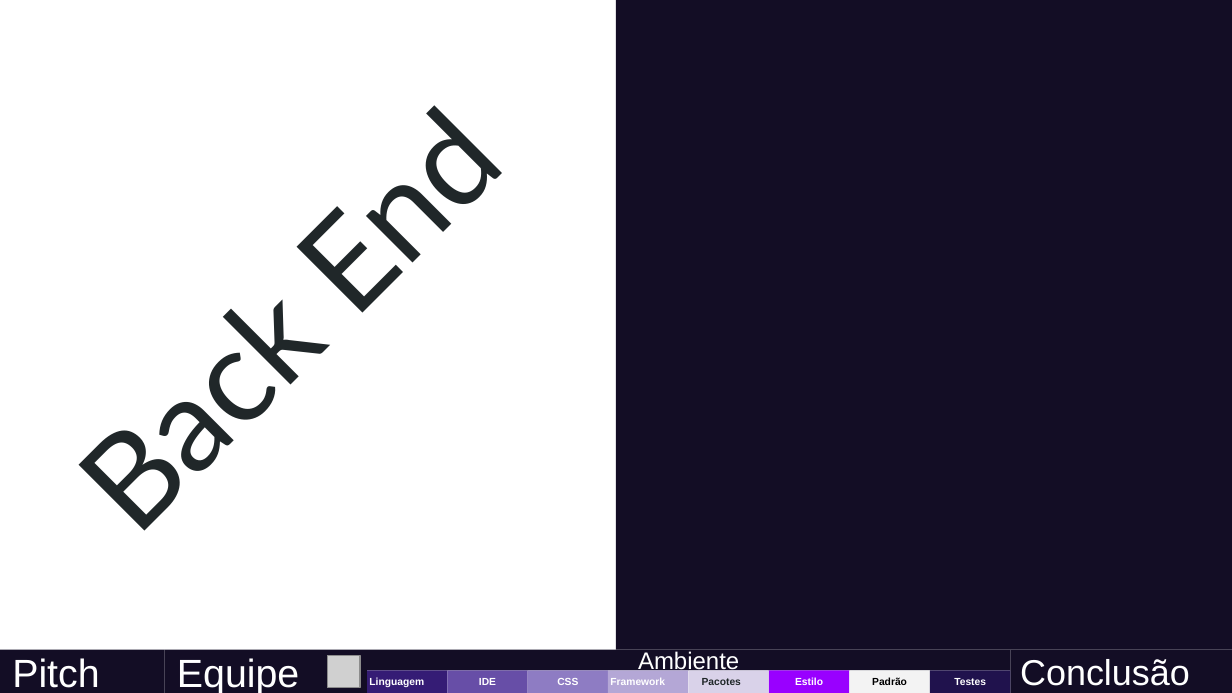
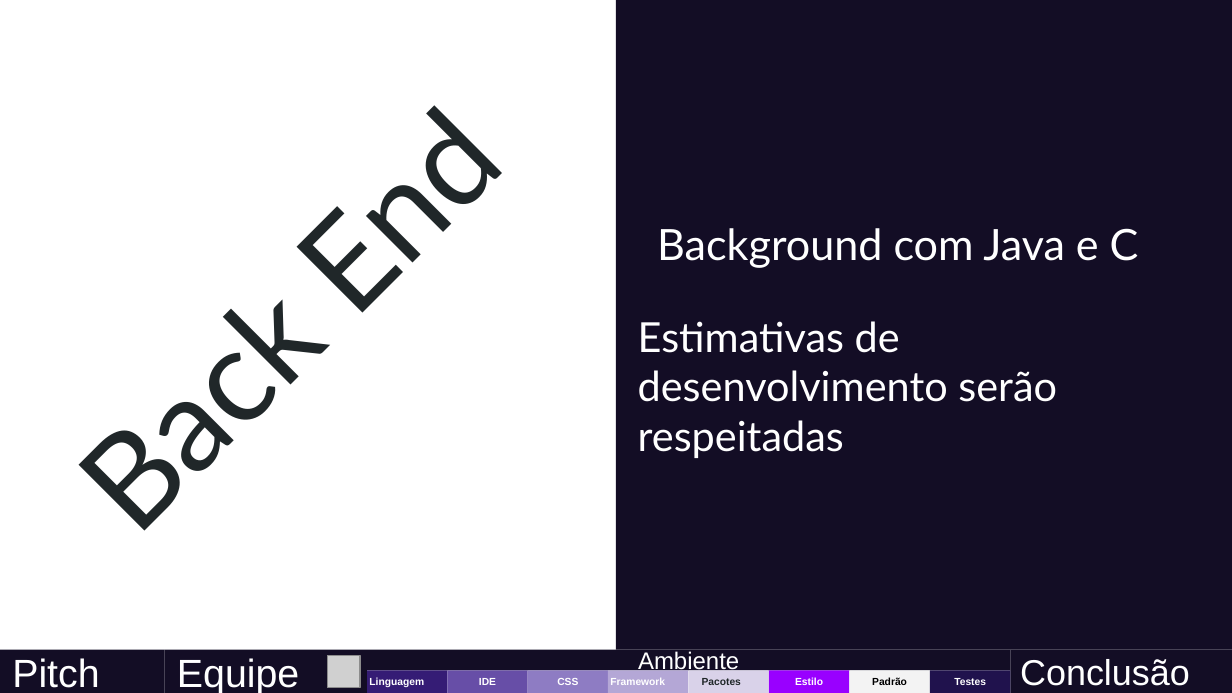
Before and after one commit to luanneves07/PUC-FRONT-END, a slide deck: slide 3 of apresentacao.pptx. Drawn at 1232x693 pixels with LibreOffice and Linux fonts; fonts in the diff are those of the drawing; grey boxes stand for pictures. Boxes give left, top, right and bottom in pixels: in the first picture for what was removed or moved away, otherwise in the second. Text is boxed around its words. In the diff, an @@ line names an element or a change of style, - is before the commit and + after.

```diff
--- a/apresentacao.pptx
+++ b/apresentacao.pptx
@@ title added at (657, 228, 1139, 268), 25.2 pt, text #FFFFFF @@
+Background com Java e C
@@ title added at (638, 321, 1057, 458), 24.2 pt, text #FFFFFF @@
+Estimativas de desenvolvimento serão respeitadas
```
Also in this commit, not shown: 3 other slides changed, 7 slides added, 7 slides removed, 2 other files.
